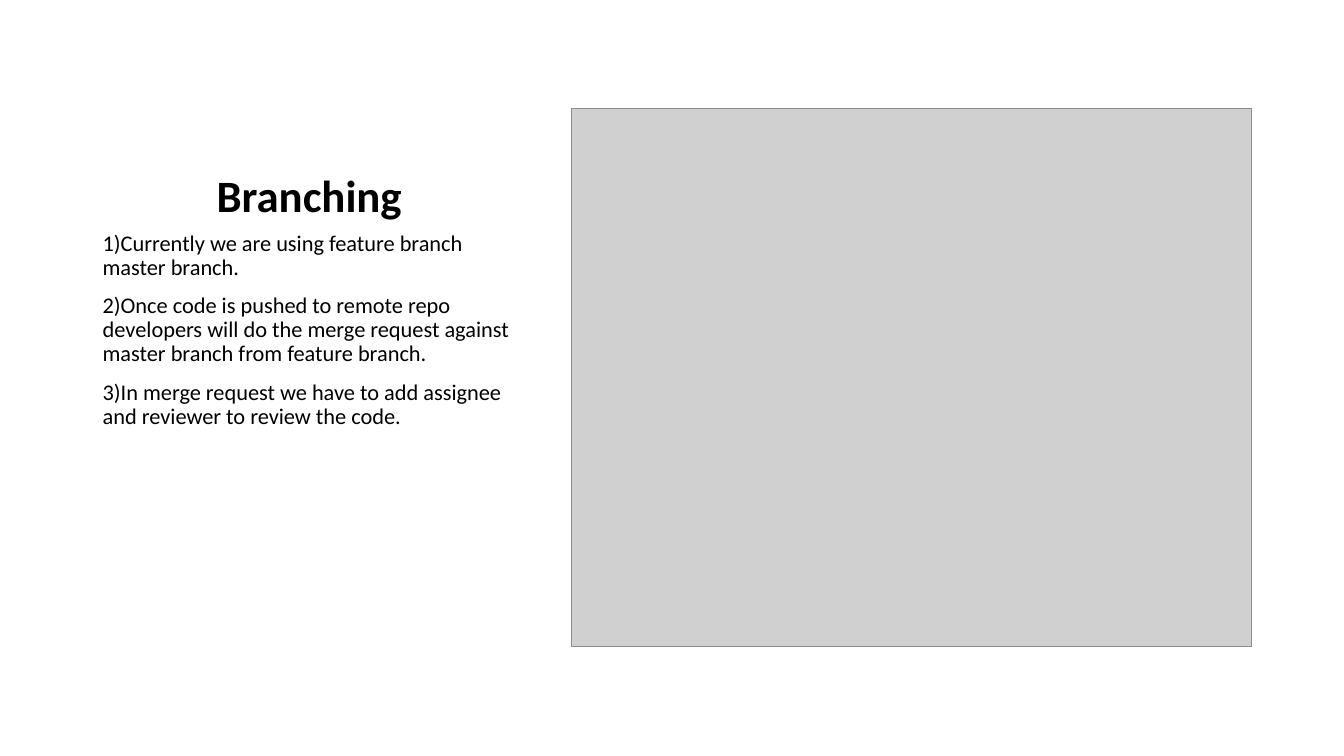
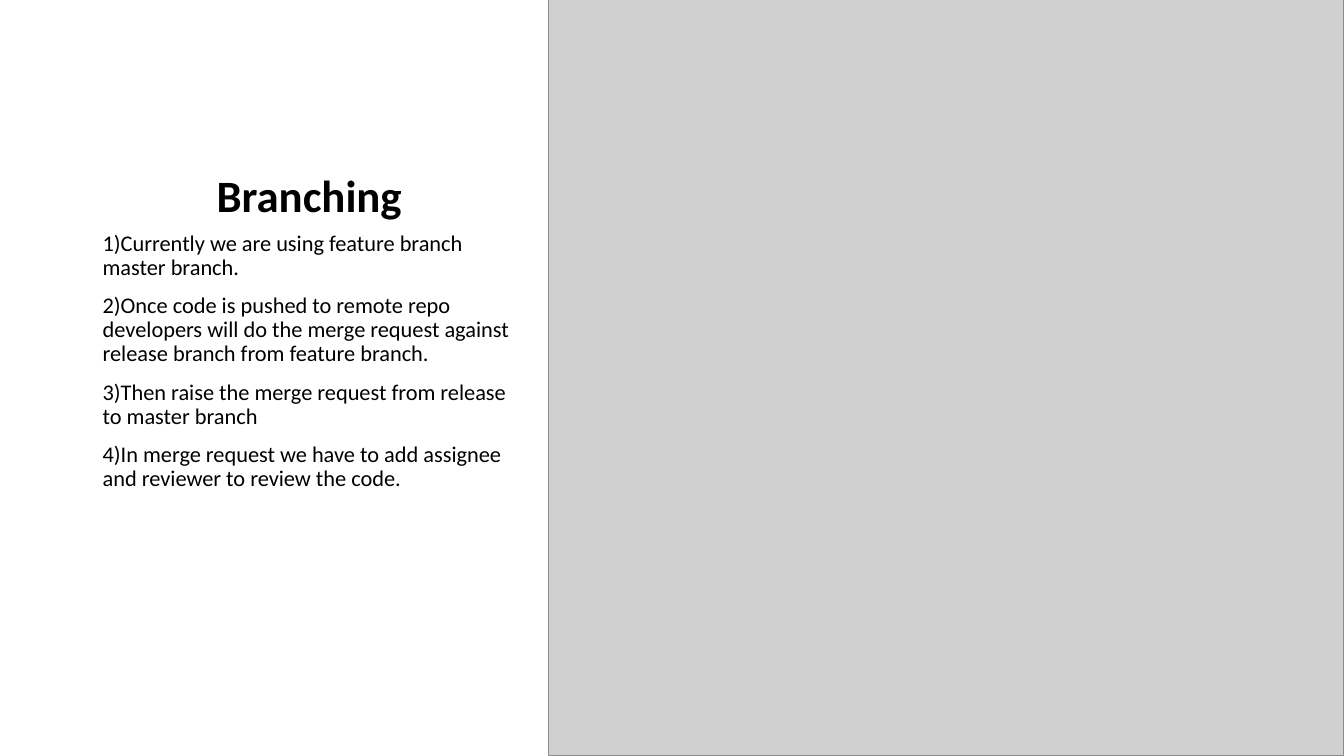
Before and after one commit to muggullas/demo, a slide deck: slide 5 of mlops (3) (1).pptx. Drawn at 1344x756 pixels with LibreOffice and Linux fonts; fonts in the diff are those of the drawing; grey boxes stand for pictures. Boxes give left, top, right and bottom in pixels: in the first picture for what was removed or moved away, otherwise in the second. Text is boxed around its words. In the diff, an @@ line names an element or a change of style, - is before the commit and + after.

```diff
--- a/mlops (3) (1).pptx
+++ b/mlops (3) (1).pptx
@@ picture: place and size @@
-picture at bbox=[572, 109, 1252, 646]
+picture at bbox=[548, 0, 1344, 756]
@@ text at bbox=[103, 297, 509, 486]: text changed @@
-2)Once code is pushed to remote repo developers will do the merge request against master branch from feature branch.
-3)In merge request we have to add assignee and reviewer to review the code.
+2)Once code is pushed to remote repo developers will do the merge request against release branch from feature branch.
+3)Then raise the merge request from release to master branch
+4)In merge request we have to add assignee and reviewer to review the code.
```
Also in this commit, not shown: 2 other slides changed.
